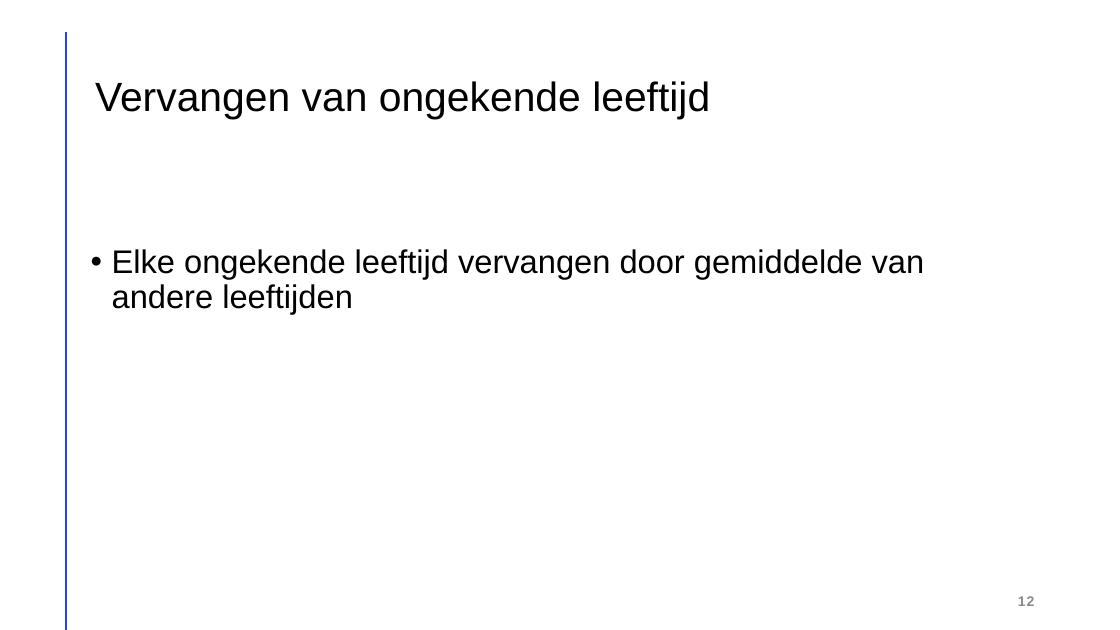
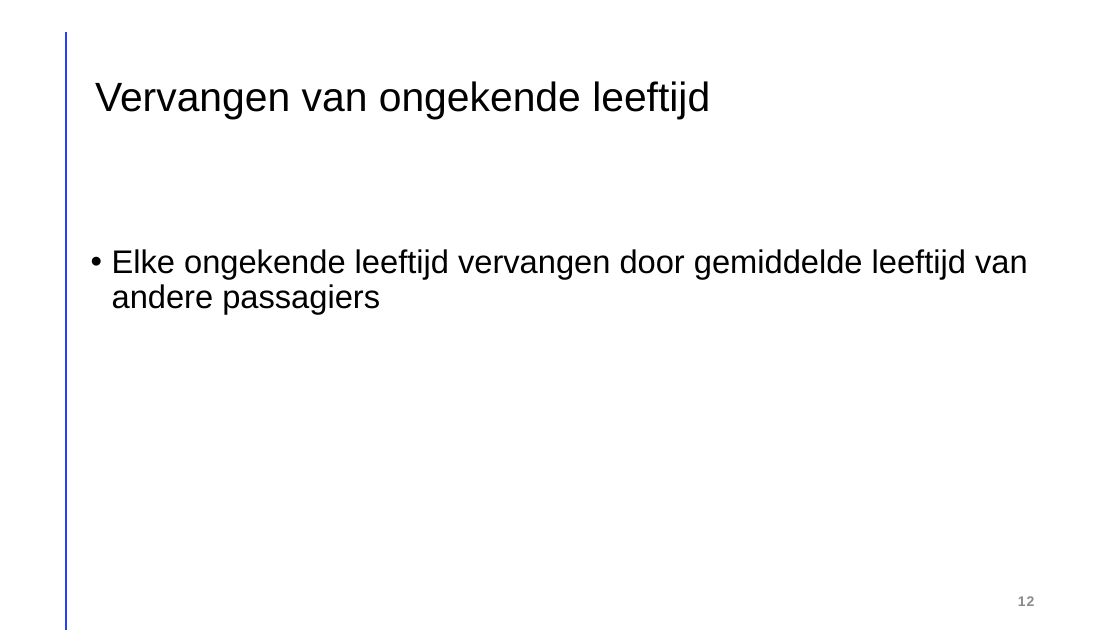
Before and after one commit to robinmonsere/Spaceship-Titanic, a slide deck: slide 12 of Documents/Spaceship titanic.pptx. Drawn at 1120x630 pixels with LibreOffice and Linux fonts; fonts in the diff are those of the drawing. Boxes give left, top, right and bottom in pixels: in the first picture for what was removed or moved away, otherwise in the second. Text is boxed around its words. In the diff, an @@ line names an element or a change of style, - is before the commit and + after.

```diff
--- a/Documents/Spaceship titanic.pptx
+++ b/Documents/Spaceship titanic.pptx
@@ text at bbox=[112, 249, 1028, 314]: text changed @@
-• Elke ongekende leeftijd vervangen door gemiddelde van andere leeftijden
+• Elke ongekende leeftijd vervangen door gemiddelde leeftijd van andere passagiers
```
Also in this commit, not shown: 11 other slides changed, 1 slide added, 2 other files.
